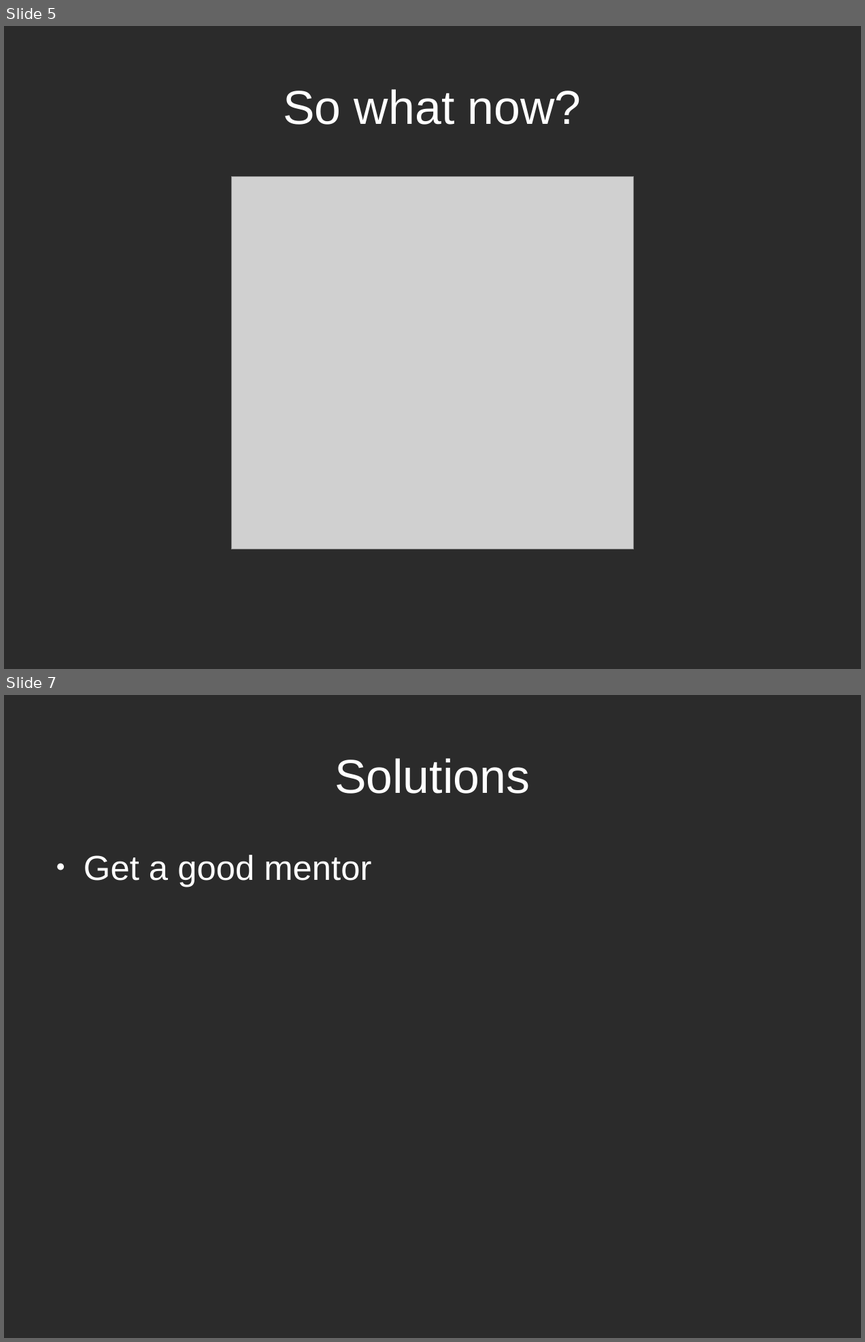
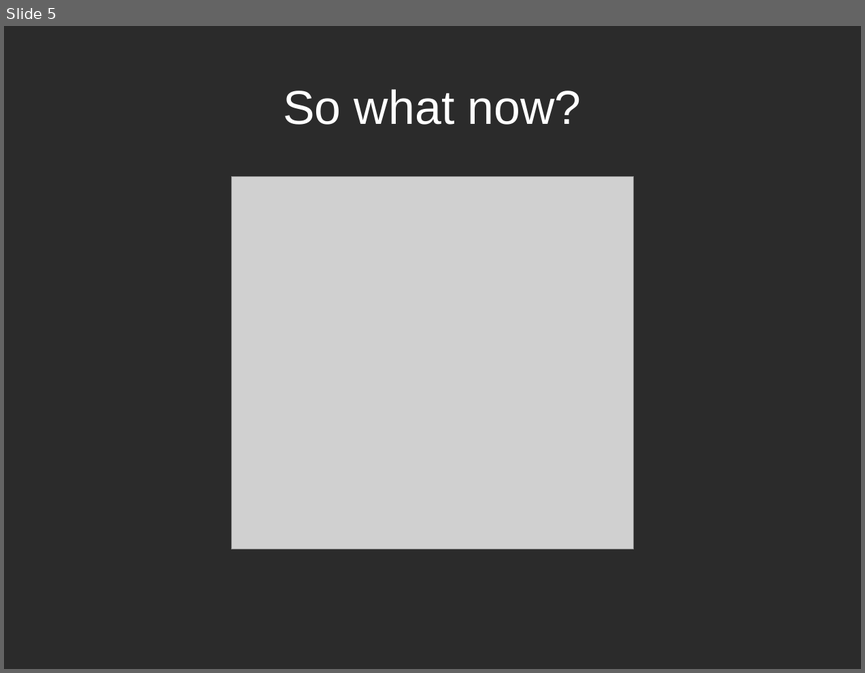
Before and after one commit to gitalry/Yusudd, a slide deck: about startups.odp. Shown one above the other, each under a label of ours: slides 5 and 7 before the commit, slide 5 after it; the slides between them are not shown. The pictures are 865x1342 and 865x673 pixels, drawn with LibreOffice and Linux fonts; fonts in the diff are those of the drawing; grey boxes stand for pictures; background and template pictures are left out; a plain dark background stands for a picture behind light text. Boxes give left, top, right and bottom in pixels: in the first picture for what was removed or moved away, otherwise in the second. Text is boxed around its words. In the diff, an @@ line names an element or a change of style, - is before the commit and + after.

```diff
--- a/about startups.odp
+++ b/about startups.odp
@@ slide 7 removed at (4, 695, 861, 1338), background picture (left out) @@
@@ title removed at (334, 758, 530, 794) @@
-Solutions
@@ text removed at (84, 855, 371, 887) @@
-● Get a good mentor
```
Also in this commit, not shown: 2 slides changed, 6 slides added, 1 other file.
